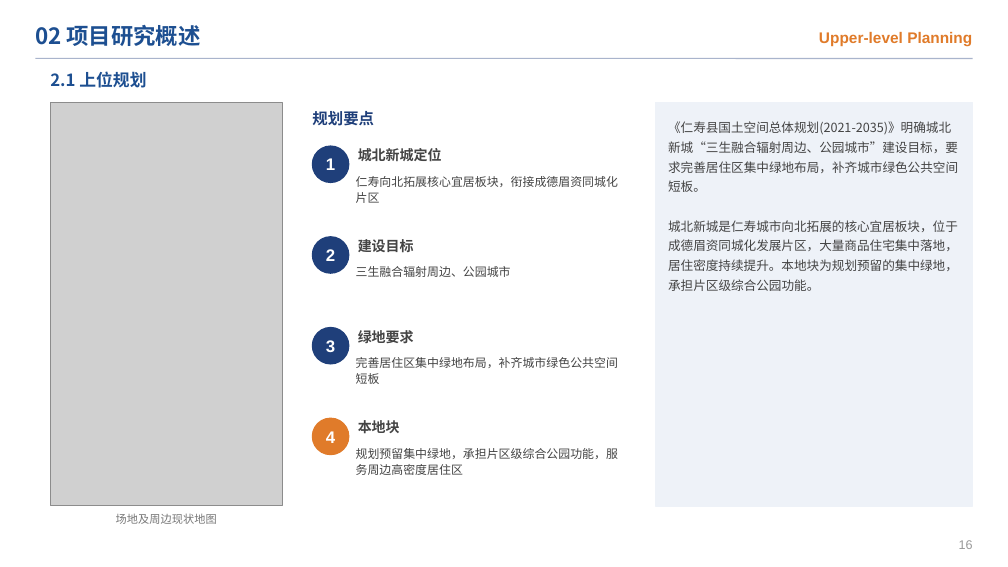
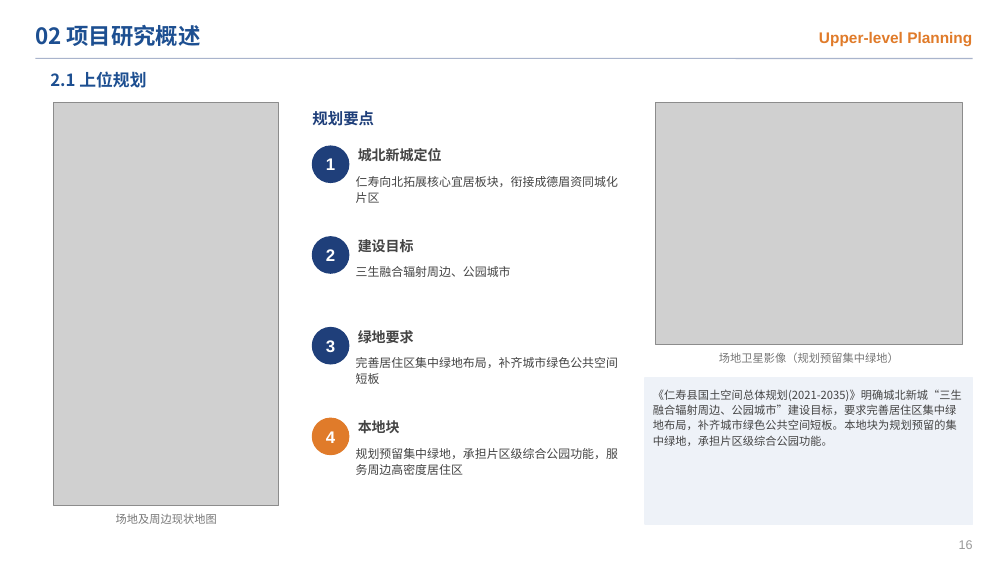
Before and after one commit to chun96309-cloud/lxfs, a slide deck: slide 18 of 跃动栖园_开题答辩PPT.pptx. Drawn at 1008x567 pixels with LibreOffice and Linux fonts; fonts in the diff are those of the drawing; grey boxes stand for pictures. Boxes give left, top, right and bottom in pixels: in the first picture for what was removed or moved away, otherwise in the second. Text is boxed around its words. In the diff, an @@ line names an element or a change of style, - is before the commit and + after.

```diff
--- a/跃动栖园_开题答辩PPT.pptx
+++ b/跃动栖园_开题答辩PPT.pptx
@@ picture: place and size @@
-picture at bbox=[50, 103, 282, 506]
+picture at bbox=[54, 103, 279, 506]
@@ picture added at bbox=[655, 103, 962, 345] @@
@@ text added at bbox=[719, 352, 899, 363], 8 pt, text #777777 @@
+场地卫星影像（规划预留集中绿地）
@@ rectangle: place and size @@
-rectangle at bbox=[655, 103, 973, 506]
+rectangle at bbox=[645, 378, 973, 524]
@@ text at bbox=[653, 389, 962, 446]: text changed; size 9 to 8 pt @@
-《仁寿县国土空间总体规划(2021-2035)》明确城北新城“三生融合辐射周边、公园城市”建设目标，要求完善居住区集中绿地布局，补齐城市绿色公共空间短板。
-城北新城是仁寿城市向北拓展的核心宜居板块，位于成德眉资同城化发展片区，大量商品住宅集中落地，居住密度持续提升。本地块为规划预留的集中绿地，承担片区级综合公园功能。
+《仁寿县国土空间总体规划(2021-2035)》明确城北新城“三生融合辐射周边、公园城市”建设目标，要求完善居住区集中绿地布局，补齐城市绿色公共空间短板。本地块为规划预留的集中绿地，承担片区级综合公园功能。
```
Also in this commit, not shown: 38 other slides changed, 1 slide added, 9 other files.
